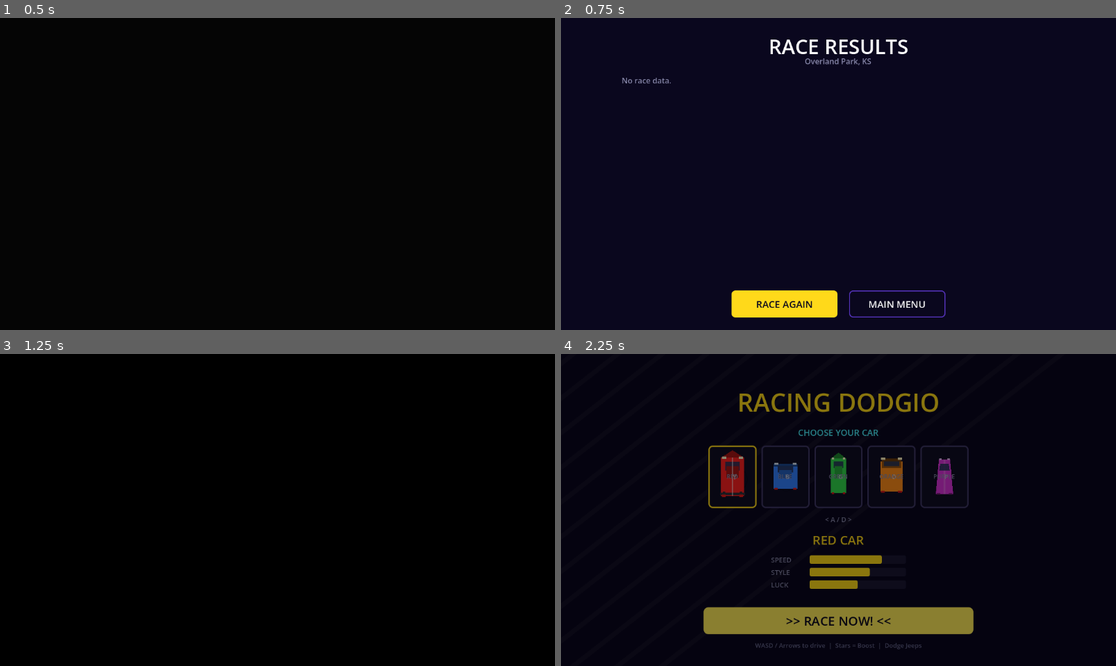
Above: before the commit, frames 1-4 (two rows, left to right).
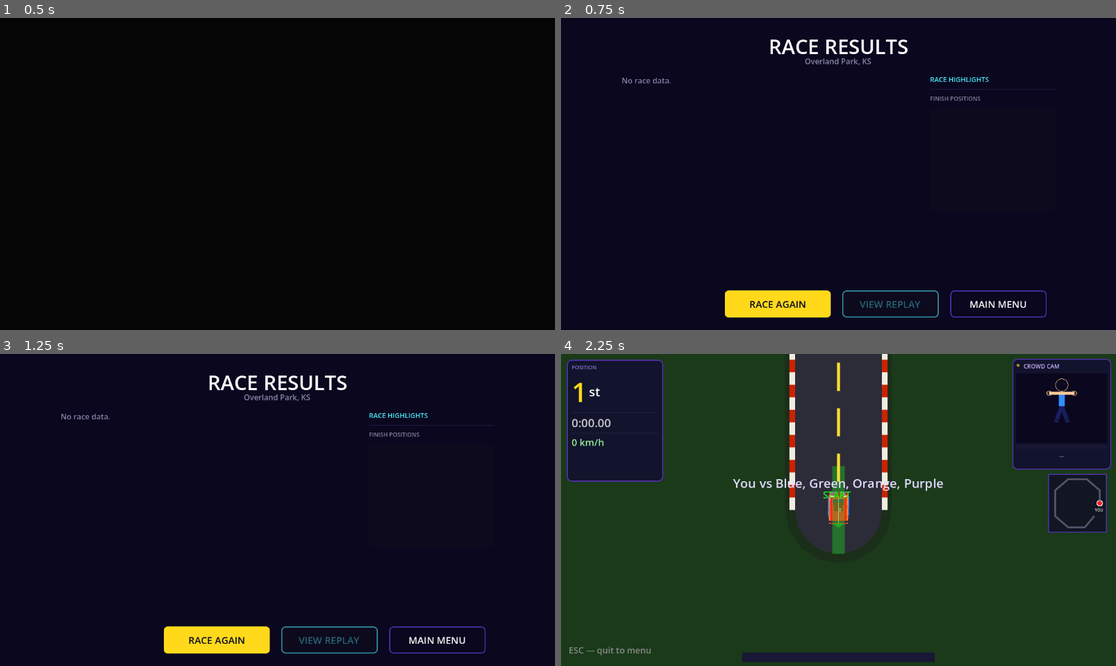
Above: after the commit, the same moments.

Repository: Carlos3652/racing-dodgio
Game: Godot game, scene res://results.tscn
The game is run twice, just before and just after one commit, with the same random seed, the same clock (stepped at 60 frames per second) and the same inputs. This scene is started directly instead of the project's main scene.
Inputs (mouse positions are in pixels of both pictures, inside the frame that each line leads up to):
- Up to frame 1 (0.5 s): no input
- Up to frame 2 (0.75 s): tap Enter (ui_accept) at 0.5 s; hold D (ui_right) from 0.53 s (still down)
- Up to frame 3 (1.25 s): keep holding D (ui_right); tap Enter (ui_accept) at 0.77 s
- Up to frame 4 (2.25 s): release D (ui_right) at 1.25 s; click "RACE AGAIN" at 1.25 s; click (838, 619) at 2 s, where only the run before the commit has a clickable ">> RACE NOW! <<"

Frame 1 is identical in both runs. In frame 2, 1.4% of the frame differs, in the area x 29-89%, y 18-96%; in frame 3, 100%, in the area x 0-100%, y 0-100%; in frame 4, 93%.

Commit message:
Add Replay + Share screen with race highlights and track snapshot
Results screen now has a two-column layout after the cinematic finish:
- Left: finish order cards (1st gold, 2nd/3rd side-by-side, 4th/5th rows)
- Right: Race Highlights panel with stats + track snapshot

Race Highlights shows:
- Stars Collected, Times Stunned, Car Bumps, Boost Time %, Lead Changes
- Miniature track snapshot with colored dots at each car's final position
- Player dot highlighted with white border and "YOU" label

race_manager now tracks stats during race (stars, stuns, bumps, boost
frames, lead changes) and saves final car positions to GameData.

VIEW REPLAY button added (greyed out as future feature teaser).

Co-Authored-By: Claude Opus 4.6 <noreply@anthropic.com>

Diff:
--- a/game_data.gd
+++ b/game_data.gd
@@ -7,5 +7,13 @@
 var player_color: Color = Color(1.0, 0.133, 0.133, 1)  # default red
 var player_car_type: String = "player"  # visual style key
 
+# Replay + Share data — written by race_manager at race end
+var track_points: Array = []              # Array[Vector2] — track waypoints
+var final_positions: Dictionary = {}      # {car_name: Vector2} — where each car ended
+var race_stats: Dictionary = {}           # {stars: int, stuns: int, bumps: int, boost_pct: float, lead_changes: int}
+
 func clear():
 	finish_order.clear()
+	track_points.clear()
+	final_positions.clear()
+	race_stats.clear()
--- a/race_manager.gd
+++ b/race_manager.gd
@@ -92,6 +92,15 @@
 var _player_finish_timer: float = 0.0
 const FORCE_FINISH_DELAY: float = 10.0
 const RACE_TIMEOUT: float = 120.0
+
+# Race stats tracking (written to GameData at end)
+var _stat_stars: int = 0
+var _stat_stuns: int = 0
+var _stat_bumps: int = 0
+var _stat_boost_frames: int = 0
+var _stat_total_frames: int = 0
+var _stat_lead_changes: int = 0
+var _stat_last_leader: String = ""
 
 # New HUD refs
 var esc_dialog:    Control
@@ -611,6 +620,7 @@
 			_check_car_bumps(delta)
 			_tick_respawns(delta)
 			_check_force_finish(delta)
+			_track_race_stats()
 
 		State.FINISHED:
 			pass
@@ -632,11 +642,13 @@
 					_play_griddy()
 					_sparkle_at(child.position)
 					_hide_pickup(child, cookie_timers, COOKIE_RESPAWN_SEC)
+					_stat_stars += 1
 			"jeep":
 				if dist < 65 and player.crash_time <= 0:
 					player.apply_crash()
 					_flash_screen()
 					_hide_pickup(child, jeep_timers, JEEP_RESPAWN_SEC)
+					_stat_stuns += 1
 
 	# --- Option D: AI cars can also collect stars ---
 	_check_ai_collisions()
@@ -686,6 +698,7 @@
 				ai.apply_bump()
 				bump_cooldowns[pair_key] = BUMP_COOLDOWN
 				_flash_bump(player.position)
+				_stat_bumps += 1
 
 	# AI vs AI
 	for i in range(ai_cars.size()):
@@ -818,7 +831,53 @@
 		player.speed = 0.0
 		_record_finish("You")
 	# All data is written — now trigger the single scene change.
+	_save_race_data()
 	_trigger_scene_change()
+
+
+# ---------------------------------------------------------------------------
+# Race stats tracking
+# ---------------------------------------------------------------------------
+func _track_race_stats() -> void:
+	_stat_total_frames += 1
+	if player.boost_time > 0:
+		_stat_boost_frames += 1
+
+	# Track lead changes — who is in 1st place right now?
+	var leader = "You"
+	var best_prog = player.track_progress
+	for ai in ai_cars:
+		var ai_prog = INF if ai.has_finished else ai.progress
+		if ai_prog > best_prog:
+			best_prog = ai_prog
+			leader = ai.car_label
+	if _stat_last_leader != "" and leader != _stat_last_leader:
+		_stat_lead_changes += 1
+	_stat_last_leader = leader
+
+
+func _save_race_data() -> void:
+	# Track points for minimap snapshot on results screen
+	GameData.track_points.clear()
+	for p in TRACK_POINTS:
+		GameData.track_points.append(p)
+
+	# Final positions of all cars
+	GameData.final_positions["You"] = player.position
+	for ai in ai_cars:
+		GameData.final_positions[ai.car_label] = ai.global_position
+
+	# Race stats
+	var boost_pct = 0.0
+	if _stat_total_frames > 0:
+		boost_pct = float(_stat_boost_frames) / float(_stat_total_frames) * 100.0
+	GameData.race_stats = {
+		stars = _stat_stars,
+		stuns = _stat_stuns,
+		bumps = _stat_bumps,
+		boost_pct = boost_pct,
+		lead_changes = _stat_lead_changes,
+	}
 
 
 # ---------------------------------------------------------------------------
@@ -832,6 +891,7 @@
 		return
 	_record_finish(car_name)
 	if finishers_count >= total_cars:
+		_save_race_data()
 		_trigger_scene_change()
 
 
--- a/results.gd
+++ b/results.gd
@@ -11,6 +11,12 @@
 const COL_NAV_BTN    = Color(0.039, 0.027, 0.118, 1)
 const COL_BTN_BORDER = Color(0.333, 0.200, 0.733, 1)
 const COL_BG         = Color(0.039, 0.027, 0.118, 1)
+const COL_CYAN       = Color(0.3, 0.95, 1.0, 1)
+const COL_STAT_LABEL = Color(0.65, 0.60, 0.85, 1)
+const COL_STAT_VAL   = Color(1.0, 1.0, 1.0, 1)
+const COL_TRACK_LINE = Color(0.35, 0.35, 0.50, 0.60)
+const TRACK_SNAP_SIZE = Vector2(200, 200)
+const TRACK_SNAP_PAD  = 16.0
 
 # ── Cinematic state machine ──────────────────────────────────────────────
 enum Phase { FLASH, REVEAL, RESULTS }
@@ -280,6 +286,9 @@
 	if flash_rect:
 		flash_rect.queue_free()
 		flash_rect = null
+	if reveal_container:
+		reveal_container.queue_free()
+		reveal_container = null
 	$ButtonRow/RaceAgainButton.grab_focus()
 
 
@@ -290,39 +299,84 @@
 	var order = GameData.finish_order
 	var vbox  = $ContentVBox
 
+	# ── Two-column layout: finish order (left) | highlights (right) ──────
+	var columns = HBoxContainer.new()
+	columns.add_theme_constant_override("separation", 24)
+	columns.size_flags_horizontal = Control.SIZE_EXPAND_FILL
+	vbox.add_child(columns)
+
+	# ── LEFT COLUMN: Finish order ────────────────────────────────────────
+	var left_col = VBoxContainer.new()
+	left_col.size_flags_horizontal = Control.SIZE_EXPAND_FILL
+	left_col.add_theme_constant_override("separation", 10)
+	columns.add_child(left_col)
+
 	if order.is_empty():
 		var lbl = Label.new()
 		lbl.text = "No race data."
 		lbl.add_theme_color_override("font_color", COL_MUTED)
-		vbox.add_child(lbl)
+		left_col.add_child(lbl)
 	else:
-		# ── 1st place — full-width gold card ──────────────────────────────
 		if order.size() >= 1:
-			vbox.add_child(_make_first_card(order[0]))
-
-		# ── 2nd + 3rd — side-by-side ──────────────────────────────────────
+			left_col.add_child(_make_first_card(order[0]))
 		if order.size() >= 2:
 			var mid = HBoxContainer.new()
 			mid.add_theme_constant_override("separation", 12)
 			for i in [1, 2]:
 				if i < order.size():
 					mid.add_child(_make_podium_card(order[i], i))
-			vbox.add_child(mid)
-
-		# ── Divider ───────────────────────────────────────────────────────
+			left_col.add_child(mid)
 		if order.size() > 3:
 			var div = ColorRect.new()
 			div.custom_minimum_size = Vector2(0, 1)
 			div.color = Color(0.200, 0.180, 0.380, 1)
-			vbox.add_child(div)
-
-		# ── 4th + 5th — compact rows ──────────────────────────────────────
+			left_col.add_child(div)
 		for i in [3, 4]:
 			if i < order.size():
-				vbox.add_child(_make_lower_row(order[i], i))
+				left_col.add_child(_make_lower_row(order[i], i))
+
+	# ── RIGHT COLUMN: Race Highlights + Track Snapshot ───────────────────
+	var right_col = VBoxContainer.new()
+	right_col.custom_minimum_size = Vector2(260, 0)
+	right_col.add_theme_constant_override("separation", 10)
+	columns.add_child(right_col)
+
+	# Highlights header
+	var hl_header = Label.new()
+	hl_header.text = "RACE HIGHLIGHTS"
+	hl_header.add_theme_font_size_override("font_size", 14)
+	hl_header.add_theme_color_override("font_color", COL_CYAN)
+	right_col.add_child(hl_header)
+
+	# Stats rows
+	var stats = GameData.race_stats
+	if not stats.is_empty():
+		right_col.add_child(_make_stat_row("Stars Collected", str(stats.get("stars", 0))))
+		right_col.add_child(_make_stat_row("Times Stunned", str(stats.get("stuns", 0))))
+		right_col.add_child(_make_stat_row("Car Bumps", str(stats.get("bumps", 0))))
+		right_col.add_child(_make_stat_row("Boost Time", "%d%%" % int(stats.get("boost_pct", 0.0))))
+		right_col.add_child(_make_stat_row("Lead Changes", str(stats.get("lead_changes", 0))))
+
+	# Divider before track snapshot
+	var div2 = ColorRect.new()
+	div2.custom_minimum_size = Vector2(0, 1)
+	div2.color = Color(0.200, 0.180, 0.380, 1)
+	right_col.add_child(div2)
+
+	# Track snapshot header
+	var ts_header = Label.new()
+	ts_header.text = "FINISH POSITIONS"
+	ts_header.add_theme_font_size_override("font_size", 12)
+	ts_header.add_theme_color_override("font_color", COL_MUTED)
+	right_col.add_child(ts_header)
+
+	# Track snapshot — miniature track with colored dots
+	var snapshot = _make_track_snapshot()
+	right_col.add_child(snapshot)
 
 	# ── Style buttons ─────────────────────────────────────────────────────
 	_style_button($ButtonRow/RaceAgainButton, true)
+	_style_replay_button($ButtonRow/ReplayButton)
 	_style_button($ButtonRow/MenuButton,      false)
 
 
@@ -467,6 +521,125 @@
 	lbl.add_theme_color_override("font_color", COL_MUTED)
 	row.add_child(lbl)
 	return row
+
+
+# ── Stat row helper ───────────────────────────────────────────────────────
+
+func _make_stat_row(label_text: String, value_text: String) -> HBoxContainer:
+	var row = HBoxContainer.new()
+	row.add_theme_constant_override("separation", 6)
+
+	var lbl = Label.new()
+	lbl.text = label_text
+	lbl.size_flags_horizontal = Control.SIZE_EXPAND_FILL
+	lbl.add_theme_font_size_override("font_size", 15)
+	lbl.add_theme_color_override("font_color", COL_STAT_LABEL)
+	row.add_child(lbl)
+
+	var val = Label.new()
+	val.text = value_text
+	val.horizontal_alignment = HORIZONTAL_ALIGNMENT_RIGHT
+	val.add_theme_font_size_override("font_size", 15)
+	val.add_theme_color_override("font_color", COL_STAT_VAL)
+	row.add_child(val)
+
+	return row
+
+
+# ── Track snapshot (miniature track with car dots) ────────────────────────
+
+func _make_track_snapshot() -> PanelContainer:
+	var panel = PanelContainer.new()
+	var sbox = StyleBoxFlat.new()
+	sbox.bg_color = Color(0.05, 0.04, 0.12, 1)
+	sbox.corner_radius_top_left     = 8
+	sbox.corner_radius_top_right    = 8
+	sbox.corner_radius_bottom_left  = 8
+	sbox.corner_radius_bottom_right = 8
+	sbox.content_margin_left   = 8.0
+	sbox.content_margin_top    = 8.0
+	sbox.content_margin_right  = 8.0
+	sbox.content_margin_bottom = 8.0
+	panel.add_theme_stylebox_override("panel", sbox)
+	panel.custom_minimum_size = TRACK_SNAP_SIZE + Vector2(16, 16)
+
+	var track_ctrl = _TrackSnapshotControl.new()
+	track_ctrl.custom_minimum_size = TRACK_SNAP_SIZE
+	track_ctrl.track_points     = GameData.track_points
+	track_ctrl.final_positions  = GameData.final_positions
+	track_ctrl.finish_order     = GameData.finish_order
+	track_ctrl.car_color_fn     = _car_color
+	track_ctrl.player_color     = GameData.player_color
+	panel.add_child(track_ctrl)
+
+	return panel
+
+
+# ── Inner class for track snapshot drawing ────────────────────────────────
+
+class _TrackSnapshotControl extends Control:
+	var track_points: Array = []
+	var final_positions: Dictionary = {}
+	var finish_order: Array = []
+	var car_color_fn: Callable
+	var player_color: Color = Color.RED
+
+	func _draw() -> void:
+		if track_points.is_empty():
+			return
+
+		var pad = 16.0
+		var area = size - Vector2(pad * 2, pad * 2)
+
+		# Compute bounds
+		var min_pt = Vector2(INF, INF)
+		var max_pt = Vector2(-INF, -INF)
+		for p in track_points:
+			min_pt.x = min(min_pt.x, p.x)
+			min_pt.y = min(min_pt.y, p.y)
+			max_pt.x = max(max_pt.x, p.x)
+			max_pt.y = max(max_pt.y, p.y)
+
+		var world_size = max_pt - min_pt
+		if world_size.x == 0: world_size.x = 1
+		if world_size.y == 0: world_size.y = 1
+
+		var sx = area.x / world_size.x
+		var sy = area.y / world_size.y
+		var s  = min(sx, sy)
+		var scale_v = Vector2(s, s)
+		var offset  = -min_pt * s + Vector2(pad, pad)
+		# Center
+		var used = world_size * s
+		offset.x += (area.x - used.x) * 0.5
+		offset.y += (area.y - used.y) * 0.5
+
+		# Draw track outline
+		var scaled_pts = PackedVector2Array()
+		for p in track_points:
+			scaled_pts.append(p * scale_v + offset)
+		draw_polyline(scaled_pts, Color(0.35, 0.35, 0.50, 0.60), 3.0, true)
+
+		# Draw car dots at final positions
+		for entry in finish_order:
+			var car_name = entry.name
+			if not final_positions.has(car_name):
+				continue
+			var world_pos = final_positions[car_name]
+			var dot_pos   = world_pos * scale_v + offset
+			var col       = car_color_fn.call(car_name)
+			var r         = 5.0 if car_name == "You" else 4.0
+
+			if car_name == "You":
+				draw_circle(dot_pos, r + 1.5, Color.WHITE)
+			draw_circle(dot_pos, r, col)
+
+		# "YOU" label next to player dot
+		if final_positions.has("You"):
+			var pp = final_positions["You"] * scale_v + offset
+			var font = ThemeDB.fallback_font
+			if font:
+				draw_string(font, pp + Vector2(8, 4), "YOU", HORIZONTAL_ALIGNMENT_LEFT, -1, 9, Color.WHITE)
 
 
 # ── Button styling ────────────────────────────────────────────────────────
@@ -508,6 +681,28 @@
 	btn.add_theme_stylebox_override("focus",   sbox_normal)
 
 
+func _style_replay_button(btn: Button) -> void:
+	var sbox = StyleBoxFlat.new()
+	sbox.bg_color = Color(0.05, 0.04, 0.12, 1)
+	sbox.border_width_top    = 2
+	sbox.border_width_bottom = 2
+	sbox.border_width_left   = 2
+	sbox.border_width_right  = 2
+	sbox.border_color = COL_CYAN * Color(1, 1, 1, 0.4)
+	sbox.corner_radius_top_left     = 8
+	sbox.corner_radius_top_right    = 8
+	sbox.corner_radius_bottom_left  = 8
+	sbox.corner_radius_bottom_right = 8
+	btn.add_theme_stylebox_override("normal",  sbox)
+	btn.add_theme_stylebox_override("hover",   sbox)
+	btn.add_theme_stylebox_override("pressed", sbox)
+	btn.add_theme_stylebox_override("focus",   sbox)
+	btn.add_theme_stylebox_override("disabled", sbox)
+	btn.add_theme_color_override("font_color",          COL_CYAN * Color(1, 1, 1, 0.4))
+	btn.add_theme_color_override("font_disabled_color",  COL_CYAN * Color(1, 1, 1, 0.4))
+	btn.tooltip_text = "Coming Soon"
+
+
 # ── Scene fade transition helper ──────────────────────────────────────────
 
 func _change_scene(path: String) -> void:
--- a/results.tscn
+++ b/results.tscn
@@ -62,6 +62,12 @@
 text = "RACE AGAIN"
 theme_override_font_sizes/font_size = 20
 
+[node name="ReplayButton" type="Button" parent="ButtonRow"]
+custom_minimum_size = Vector2(200, 52)
+text = "VIEW REPLAY"
+theme_override_font_sizes/font_size = 20
+disabled = true
+
 [node name="MenuButton" type="Button" parent="ButtonRow"]
 custom_minimum_size = Vector2(200, 52)
 text = "MAIN MENU"
